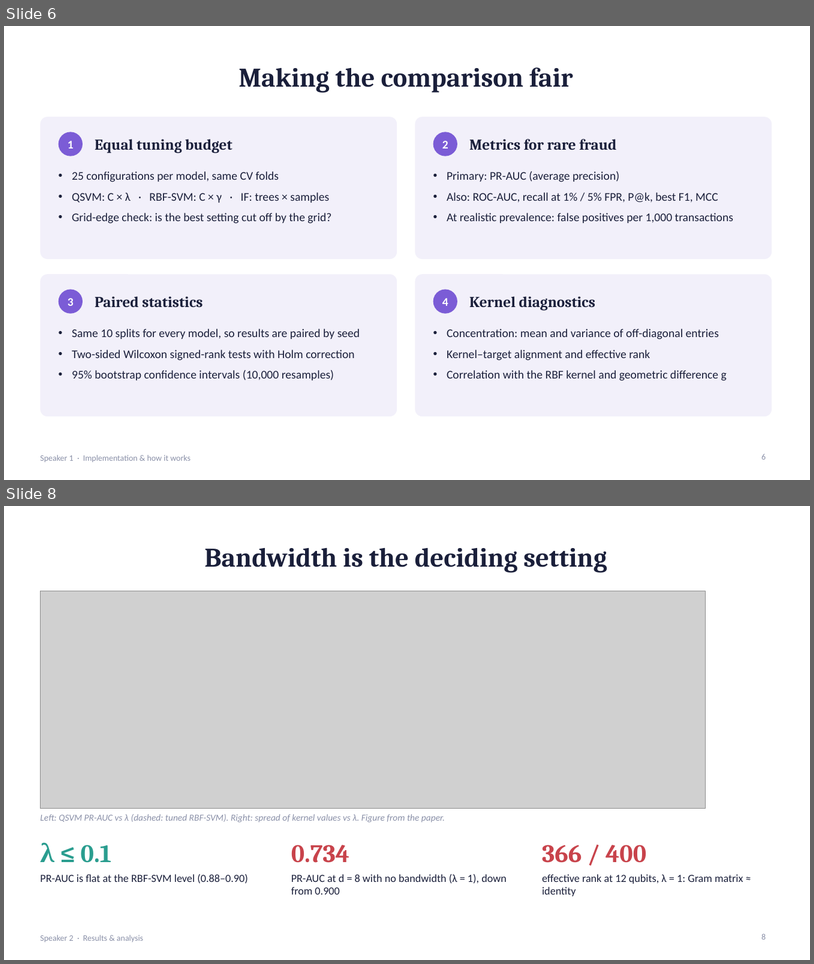
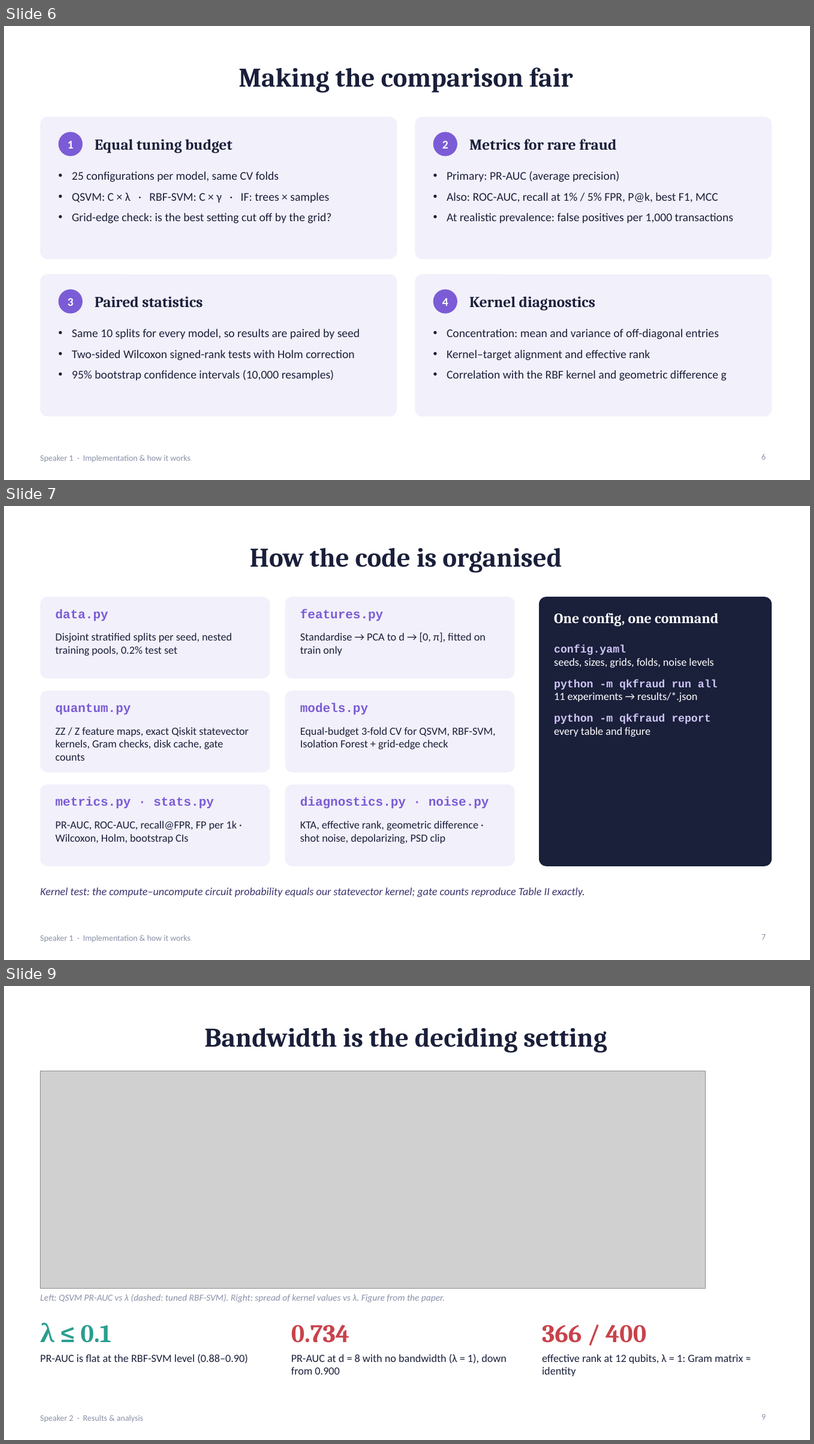
Before and after one commit to RishabhWDB/Quantum-Kernels-for-Anomaly-Detection, a slide deck: docs/Quantum_Kernels_Fraud_Detection.pptx. Shown one above the other, each under a label of ours: slides 6 and 8 before the commit, slides 6, 7 and 9 after it; the slides between them are not shown. The pictures are 814x964 and 814x1444 pixels, drawn with LibreOffice and Linux fonts; fonts in the diff are those of the drawing; grey boxes stand for pictures. Boxes give left, top, right and bottom in pixels: in the first picture for what was removed or moved away, otherwise in the second. Text is boxed around its words. In the diff, an @@ line names an element or a change of style, - is before the commit and + after.

```diff
--- a/docs/Quantum_Kernels_Fraud_Detection.pptx
+++ b/docs/Quantum_Kernels_Fraud_Detection.pptx
@@ slide 7 added at [4,506,810,960], background #FFFFFF; not listed: 1 template element that a slide beside it also shows @@
@@ title added at [250,548,562,573], 32 pt, text #1A1F3A, bold @@
+How the code is organised
@@ rounded rectangle added at [40,597,270,678], fill #F2F0FA @@
@@ text added at [56,609,108,621], 15 pt, text #7B5CD6, bold @@
+data.py
@@ rounded rectangle added at [285,597,515,678], fill #F2F0FA @@
@@ text added at [300,609,383,621], 15 pt, text #7B5CD6, bold @@
+features.py
@@ rounded rectangle added at [539,597,772,866], fill #1A1F3A @@
@@ text added at [554,613,719,626], 17 pt, text #FFFFFF, bold @@
+One config, one command
@@ text added at [56,633,232,655], 13 pt, text #1A1F3A @@
+Disjoint stratified splits per seed, nested training pools, 0.2% test set
@@ text added at [300,633,486,655], 13 pt, text #1A1F3A @@
+Standardise → PCA to d → [0, π], fitted on train only
@@ text added at [554,645,718,736], 13 pt, text #FFFFFF @@
+config.yaml
+seeds, sizes, grids, folds, noise levels
+python -m qkfraud run all
+11 experiments → results/*.json
+python -m qkfraud report
+every table and figure
@@ rounded rectangle added at [40,691,270,772], fill #F2F0FA @@
@@ text added at [56,703,131,715], 15 pt, text #7B5CD6, bold @@
+quantum.py
@@ rounded rectangle added at [285,691,515,772], fill #F2F0FA @@
@@ text added at [300,703,368,715], 15 pt, text #7B5CD6, bold @@
+models.py
@@ text added at [56,727,249,760], 13 pt, text #1A1F3A @@
+ZZ / Z feature maps, exact Qiskit statevector kernels, Gram checks, disk cache, gate counts
@@ text added at [300,727,495,749], 13 pt, text #1A1F3A @@
+Equal-budget 3-fold CV for QSVM, RBF-SVM, Isolation Forest + grid-edge check
@@ rounded rectangle added at [40,784,270,866], fill #F2F0FA @@
@@ rounded rectangle added at [285,784,515,866], fill #F2F0FA @@
@@ text added at [56,796,214,808], 15 pt, text #7B5CD6, bold @@
+metrics.py · stats.py
@@ text added at [300,796,489,808], 15 pt, text #7B5CD6, bold @@
+diagnostics.py · noise.py
@@ text added at [56,820,237,843], 13 pt, text #1A1F3A @@
+PR-AUC, ROC-AUC, recall@FPR, FP per 1k · Wilcoxon, Holm, bootstrap CIs
@@ text added at [300,820,479,843], 13 pt, text #1A1F3A @@
+KTA, effective rank, geometric difference · shot noise, depolarizing, PSD clip
@@ text added at [40,887,585,897], 13 pt, text #3A3470, italic @@
+Kernel test: the compute–uncompute circuit probability equals our statevector kernel; gate counts reproduce Table II exactly.
@@ page number added at [762,934,766,939], 10 pt, text #8A90A8 @@
+7
@@ what was slide 8 is now slide 9 @@
@@ page number at [762,1414,766,1419]: text changed @@
-8
+9
```
Also in this commit, not shown: 3 slides changed, 18 other files.
